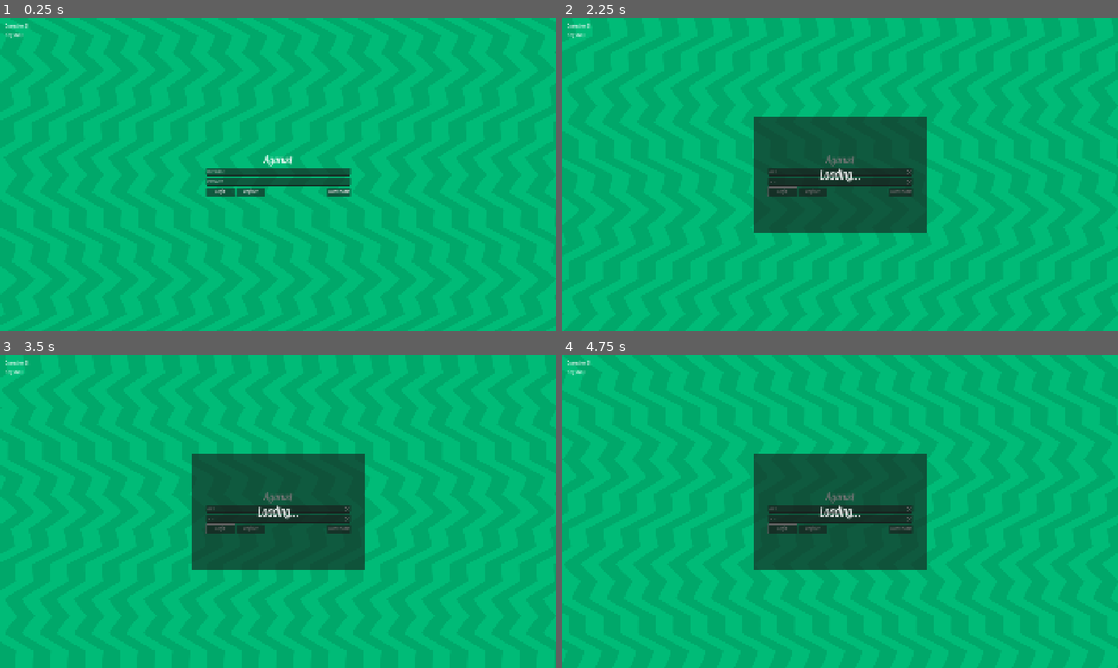
Above: before the commit, frames 1-4 (two rows, left to right).
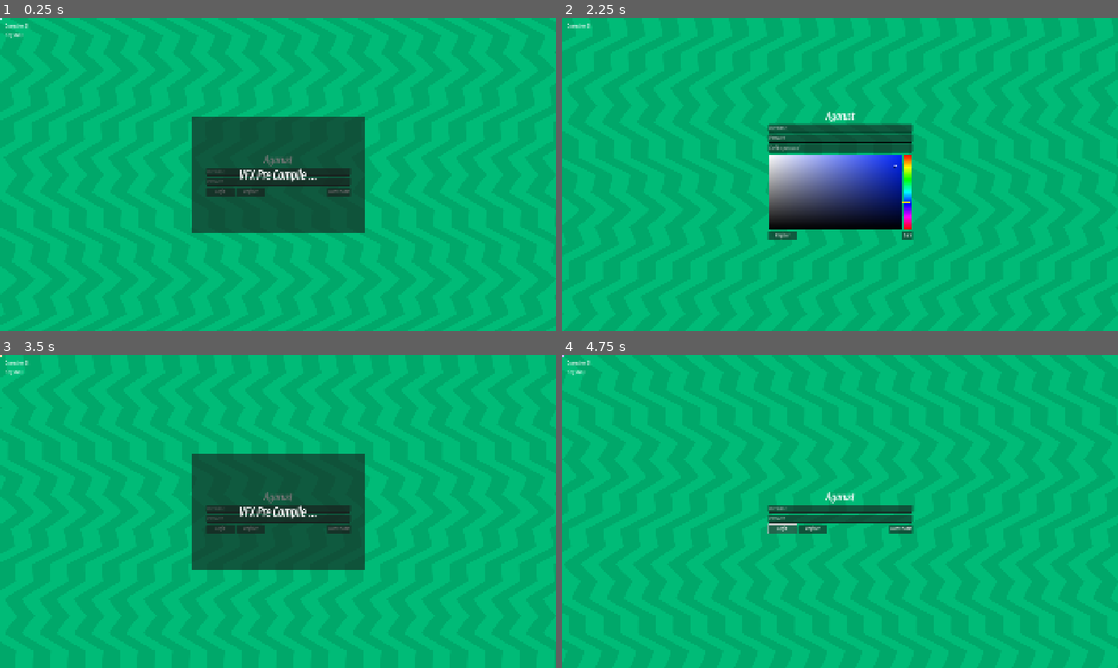
Above: after the commit, the same moments.

Repository: jerryshell/agarust
Game: Godot game, scene res://view/login/login.tscn
Two runs of this game, one before a commit and one after it. Both use one fixed random seed, a clock stepped at 60 frames per second and the inputs below. This scene is started directly instead of the project's main scene.
Inputs (mouse positions are in pixels of both pictures, inside the frame that each line leads up to):
- Up to frame 1 (0.25 s): no input
- Up to frame 2 (2.25 s): click (840, 171) at 0.52 s; type "Alex" at 0.6 s; click (840, 180) at 0.75 s; type "12" at 0.83 s; click "Login" at 1.25 s; click "Register" at 2 s
- Up to frame 3 (3.5 s): click (344, 570) at 2.75 s, where only the run after the commit has a clickable "Back"
- Up to frame 4 (4.75 s): click "Leaderboard" at 3.5 s; click "Login" at 4.25 s

The runs differ from the first frame. In frame 1, 11% of the frame differs, in the area x 0-66%, y 0-69%; in frame 2, 9.9%; in frame 3, 0.4%; in frame 4, 11%.
Error in both runs: Cannot call method 'send' on a null value. (res://global/ws_client.gd:59)

Commit message:
feat: update VFX pre-compile component with shader materials and timer for message panel

Diff:
--- a/client/component/vfx_pre_compile/vfx_pre_compile.gd
+++ b/client/component/vfx_pre_compile/vfx_pre_compile.gd
@@ -1,4 +1,4 @@
 extends Node2D
 
-func _ready() -> void:
+func _process(_delta: float) -> void:
     %RushParticles.emitting = true
--- a/client/component/vfx_pre_compile/vfx_pre_compile.tscn
+++ b/client/component/vfx_pre_compile/vfx_pre_compile.tscn
@@ -1,8 +1,14 @@
-[gd_scene load_steps=5 format=3 uid="uid://4wvs4kpky4st"]
+[gd_scene load_steps=6 format=3 uid="uid://4wvs4kpky4st"]
 
 [ext_resource type="Script" uid="uid://bqy0eenpjbrpg" path="res://component/vfx_pre_compile/vfx_pre_compile.gd" id="1_sy755"]
 [ext_resource type="PackedScene" uid="uid://bmqxeihcu3h80" path="res://component/rush_particles/rush_particles.tscn" id="2_1vkly"]
 [ext_resource type="Shader" uid="uid://3yy1k1mdmahd" path="res://assets/rainbow.gdshader" id="3_vtlmn"]
+
+[sub_resource type="ShaderMaterial" id="ShaderMaterial_82fu5"]
+shader = ExtResource("3_vtlmn")
+shader_parameter/strength = 0.3
+shader_parameter/speed = 0.5
+shader_parameter/angle = 0.0
 
 [sub_resource type="ShaderMaterial" id="ShaderMaterial_sno4t"]
 shader = ExtResource("3_vtlmn")
@@ -15,10 +21,11 @@
 
 [node name="RushParticles" parent="." instance=ExtResource("2_1vkly")]
 unique_name_in_owner = true
-position = Vector2(-104, -104)
+material = SubResource("ShaderMaterial_82fu5")
+position = Vector2(104, 104)
 emitting = true
 
 [node name="ColorRect" type="ColorRect" parent="."]
 material = SubResource("ShaderMaterial_sno4t")
-offset_left = -40.0
-offset_top = -40.0
+offset_right = 8.0
+offset_bottom = 8.0
--- a/client/view/login/login.gd
+++ b/client/view/login/login.gd
@@ -16,6 +16,7 @@
     register_button.pressed.connect(_on_register_button_pressed)
     leaderboard_button.pressed.connect(_on_leaderboard_button_pressed)
     connection_id_label.text = "Connection ID: %s" % [Global.connection_id]
+    get_tree().create_timer(1).timeout.connect(func() -> void: %MessagePanel.hide())
 
 func _on_ws_packet_received(packet: Global.proto.Packet) -> void:
     if packet.has_login_ok():
--- a/client/view/login/login.tscn
+++ b/client/view/login/login.tscn
@@ -32,6 +32,8 @@
 centered = false
 region_enabled = true
 region_rect = Rect2(0, 0, 12000, 12000)
+
+[node name="VfxPreCompile" parent="." instance=ExtResource("6_28o63")]
 
 [node name="Gui" type="CanvasLayer" parent="."]
 
@@ -122,7 +124,6 @@
 
 [node name="MessagePanel" type="Panel" parent="Gui"]
 unique_name_in_owner = true
-visible = false
 anchors_preset = 8
 anchor_left = 0.5
 anchor_top = 0.5
@@ -146,9 +147,7 @@
 offset_bottom = 11.5
 grow_horizontal = 2
 grow_vertical = 2
-text = "Message Label"
+text = "VFX Pre Compile ..."
 label_settings = SubResource("LabelSettings_g1chx")
 horizontal_alignment = 1
 vertical_alignment = 1
-
-[node name="VfxPreCompile" parent="." instance=ExtResource("6_28o63")]
Not shown, changed: client/export_presets.cfg
